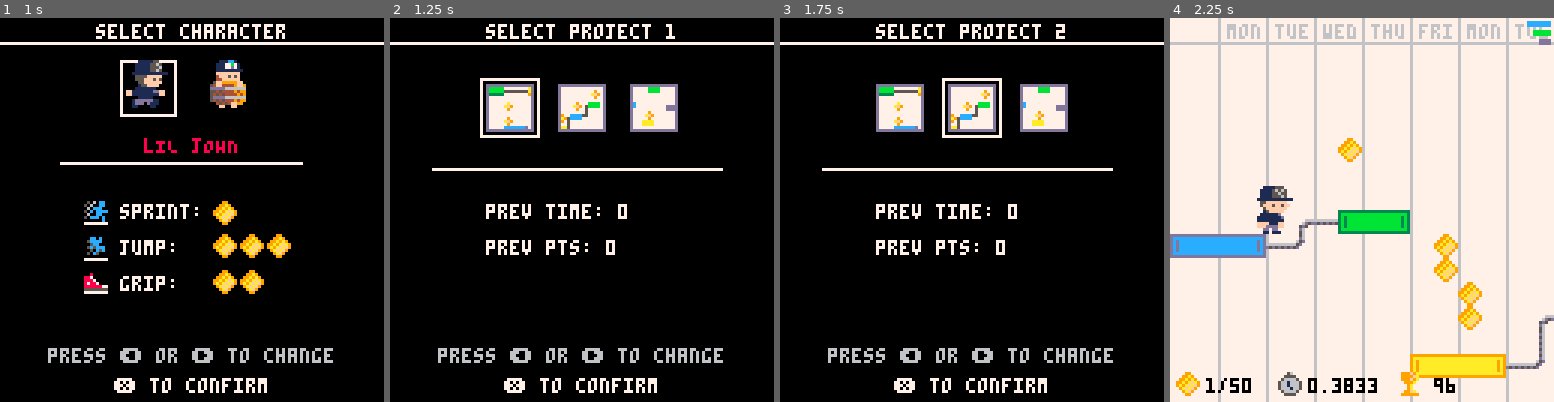
Above: before the commit, frames 1-4 (left to right).
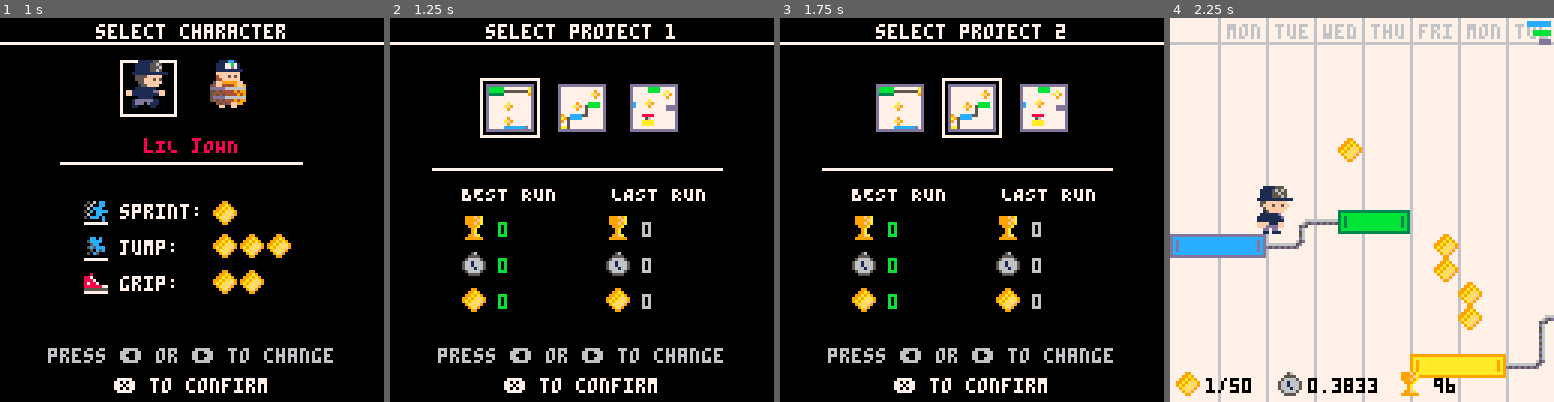
Above: after the commit, the same moments.

Repository: teamgantt/gantt-runner
Game: PICO-8 cartridge gantt-runner.p8
Two runs of this game, one before a commit and one after it. Both use one fixed random seed, a clock stepped at 60 frames per second and the inputs below.
Inputs:
- Up to frame 1 (1 s): tap X (X key) at 0.33 s; tap O (Z key) at 0.7 s
- Up to frame 2 (1.25 s): tap X (X key) at 1.07 s
- Up to frame 3 (1.75 s): hold Right from 1.6 s (still down); tap O (Z key) at 1.7 s
- Up to frame 4 (2.25 s): tap X (X key) at 1.85 s; release Right at 2.1 s; tap O (Z key) at 2.1 s

Frame 1 is identical in both runs. In frame 2, 3.7% of the frame differs, in the area x 18-83%, y 18-77%; in frame 3, 3.7%; in frame 4, nothing differs.

Commit message:
improves level stats and more
- removes springs from level 2
- adds more milestones to level 3
- adds a few more springs to level 3

Diff:
--- a/gantt-runner.p8
+++ b/gantt-runner.p8
@@ -21,7 +21,7 @@
 
 function _init()
 	debug=false
-	local fetched_data = cartdata('super_gantt_runner_stats')
+	local fetched_data = cartdata('sgr_level_stats')
 	printh("fetched_data: "..tostr(fetched_data), 'log')
 
 	class = { init = function()end; extend = function(self, proto) local meta = {}
@@ -395,8 +395,8 @@
 00000000000000000000000600000000060006000709110101020000000000001900000600000000000000000019000000000000000000000000190000000000000000000000000000000000000000000000000000000000000000002d0909080000000000000000000000000000000000000000000019000000000000000000
 000000000000000000000000060000000000000019000000000000000000000019000011020909090909090909180000000000000000000000002d0909093c3d3e0000000000000000000000030404050800000000073c3d3d3e09091800001900000000000000000000000000000000000007093c3e18000000000000000000
 000000000000000000000000060000070c0d0d0e180000000000000000000000190000000000000000000000000000000000000000000000000019000000000000000000000000000000000000000000190000000019000000000000000000190000000000000000000000000000000000001900000000000000000000000000
-000000000000000000000000000000190000000000060000000000000000000019000000000000000000000000000000000000000000000000001900000000060000000000000000000000000000000019007a7a0019000000000000000000190000000000000000000000000000000000061900000000000000000000000000
-000000000000000000000304040509180000000000000000000000000000000019000000000000060006000600067a00000000000000000000001900000000000000000000000000000000000000000017110101021800000000000000000019000000000000000000000000000000007a001900000000000000000000000000
+0000000000000000000000000000001900000000000600000000000000000000190000000000000000000000000000000000000000000000000019000000000600000000000000000000000000000000190000000019000000000000000000190000000000000000000000000000000000061900000000000000000000000000
+0000000000000000000003040405091800000000000000000000000000000000190000000000000600060006000600000000000000000000000019000000000000000000000000000000000000000000171101010218000000000000000000190000000000000000000000000000000000001900000000000000000000000000
 000000000000000000000000000000000000003c3d3d3e00000000000000000017090909090903040404040404040500000000000000000000002d090909110102000000000000000000000000000000000000000000000000000000000000190000000000000000000000000000000003051800000000000000000000000000
 
 
--- a/src/game.lua
+++ b/src/game.lua
@@ -52,8 +52,11 @@
 
 			if (type == "win") then
 				g.status="win"
-				stats:store_level_stat(g.level, 'pts', player.score)
-				stats:store_level_stat(g.level, 'time', g.end_t)
+				stats:store_level_stat(g.level,  {
+					pts=player.score,
+					miles=player.milestones,
+					time=g.end_t,
+				})
 				sfx(8)
 			else
 				g.status="lose"
@@ -64,12 +67,24 @@
 		end,
 
 		calculate_score=function(self)
-
 			local i = ceil(player.milestones * (1/g.end_t) * 1000)
 
 			if (player.milestones > 0 and player.milestones==g.total_milestones) then
 				i+=3000 --milestone bonus for getting all milestones
 			end
+
+			-- over 30 milestones
+			if (player.milestones > 30) i+=1000
+
+			-- win and less than 10 seconds
+			if (g.status=="win" and g.end_t < 8) i+=1000
+
+			-- win and less than 8 seconds
+			if (g.status=="win" and g.end_t < 10) i+=500
+
+			-- if win and less than 20 seconds
+			if (g.status=="win" and g.end_t < 15) i+=250
+
 
 			-- subtract points per second
 			i-=(self.cur_t*10)
@@ -80,9 +95,7 @@
 			-- subtract points per jump
 			i-=(player.jumps*10)
 
-			if (i < 0) then
-				i=0
-			end
+			if (i < 0) i=0
 
 			return flr(i)
 		end
--- a/src/select.lua
+++ b/src/select.lua
@@ -129,6 +129,8 @@
 
   -- level selection box and images
   elseif (select_type == 'level') then
+    local stats_offset_x = 32
+    local stats_offset_y = 64
     rect(select_box_lvl.x, select_box_lvl.y, select_box_lvl.x+select_box_lvl.w, select_box_lvl.y+select_box_lvl.h, 7)
     print('select project '..selected_index, cam.x+32, 2, 7)
 
@@ -144,9 +146,41 @@
 
     local prev_time=stats.levels[selected_index].time
     local prev_pts=stats.levels[selected_index].pts
-    print('prev time: '..prev_time, cam.x+4+stats_offset_x, 16+stats_offset_y, 7)
-    print('prev pts: '..prev_pts, cam.x+4+stats_offset_x, 28+stats_offset_y, 7)
-    -- print('best run:', cam.x+12+stats_offset_x, 28+stats_offset_y, 7)
+    local best_time=stats.levels[selected_index].best_time
+    local best_pts=stats.levels[selected_index].best_pts
+    local best_miles=stats.levels[selected_index].best_miles
+
+    -- draw out level stats
+
+    -- best pts
+    print('BEST RUN', cam.x+stats_offset_x-8, stats_offset_y-8, 7)
+    spr(16, cam.x-8+stats_offset_x, 2+stats_offset_y, 1, 1) --stopwatch
+    print(best_pts, cam.x+4+stats_offset_x, 4+stats_offset_y, 11)
+
+    -- best time
+    spr(46, cam.x-8+stats_offset_x, 14+stats_offset_y, 1, 1) --trophy
+    print(best_time, cam.x+4+stats_offset_x, 16+stats_offset_y, 11)
+
+
+    -- best miles
+    spr(18, cam.x-8+stats_offset_x, 26+stats_offset_y, 1, 1) --milestone
+    print(best_miles, cam.x+4+stats_offset_x, 28+stats_offset_y, 11)
+
+    -- prev run
+    print('LAST RUN', cam.x+42+stats_offset_x, stats_offset_y-8, 7)
+
+    -- prev pts
+    spr(16, cam.x+stats_offset_x+40, 2+stats_offset_y, 1, 1) --stopwatch
+    print(prev_pts, cam.x+stats_offset_x+52, 4+stats_offset_y, 6)
+
+    -- prev time
+    spr(46, cam.x+stats_offset_x+40, 14+stats_offset_y, 1, 1) --trophy
+    print(prev_time, cam.x+stats_offset_x+52, 16+stats_offset_y, 6)
+
+    -- prev miles
+    spr(18, cam.x+stats_offset_x+40, 26+stats_offset_y, 1, 1) --milestone
+    print(stats.levels[selected_index].miles, cam.x+stats_offset_x+52, 28+stats_offset_y, 6)
+
   end
 
   print('press ⬅️ or ➡️ to change', cam.x+16, cam.y+110, 6)
--- a/src/stats.lua
+++ b/src/stats.lua
@@ -5,36 +5,78 @@
       {
         pts=0,
         time=0,
+        miles=0,
+        best_pts=0,
+        best_time=0,
+        best_miles=0
       },
       {
         pts=0,
         time=0,
+        miles=0,
+        best_pts=0,
+        best_time=0,
+        best_miles=0
       },
       {
         pts=0,
         time=0,
+        miles=0,
+        best_pts=0,
+        best_time=0,
+        best_miles=0
       },
     },
 
     level_stat_addresses={
-      {
-        pts=0,
-        time=1
+        {
+          pts=0,
+          time=1,
+          miles=2,
+          best_pts=3,
+          best_time=4,
+          best_miles=5
+        },
+        {
+          pts=6,
+          time=7,
+          miles=8,
+          best_pts=9,
+          best_time=10,
+          best_miles=11
+        },
+        {
+          pts=12,
+          time=13,
+          miles=14,
+          best_pts=15,
+          best_time=16,
+          best_miles=17
+        }
       },
-      {
-        pts=2,
-        time=3
-      },
-      {
-        pts=4,
-        time=5
-      }
-    },
 
-    store_level_stat=function(self, level, stat, val)
-      self.levels[level][stat]=val
-      dset(self.level_stat_addresses[level][stat], val)
-      -- log('stored '..stat..' for level '..level..' as '..val)
+    store_level_stat=function(self, level, stat_tbl)
+      local pts=stat_tbl.pts
+      local time=stat_tbl.time
+      local miles=stat_tbl.miles
+
+      self.levels[level].pts=pts
+      self.levels[level].time=time
+      self.levels[level].miles=miles
+
+      -- if this is a new best pts, store it
+      if pts>self.levels[level].best_pts then
+        self.levels[level].best_pts=pts
+
+        dset(self.level_stat_addresses[level].best_pts, pts)
+        dset(self.level_stat_addresses[level].best_time, time)
+        dset(self.level_stat_addresses[level].best_miles, miles)
+      end
+
+      -- store as previous
+      dset(self.level_stat_addresses[level].pts, pts)
+      dset(self.level_stat_addresses[level].time, time)
+      dset(self.level_stat_addresses[level].miles, miles)
     end,
 
     load_level_stats=function(self)
@@ -47,9 +89,18 @@
       for i,v in pairs(self.level_stat_addresses) do
         local pts=dget(v.pts)
         local time=dget(v.time)
+        local miles=dget(v.miles)
+        local best_pts=dget(v.best_pts)
+        local best_time=dget(v.best_time)
+        local best_miles=dget(v.best_miles)
+
         log('loaded '..i..' p:'..pts..' t:'..time)
         self.levels[i].pts=pts
         self.levels[i].time=time
+        self.levels[i].miles=miles
+        self.levels[i].best_pts=best_pts
+        self.levels[i].best_time=best_time
+        self.levels[i].best_miles=best_miles
       end
     end,
   }
Not shown, changed: 30 lines of the sprite sheet (__gfx__) section of gantt-runner.p8
Not shown, changed: gantt_runner_html/gantt_runner.js
